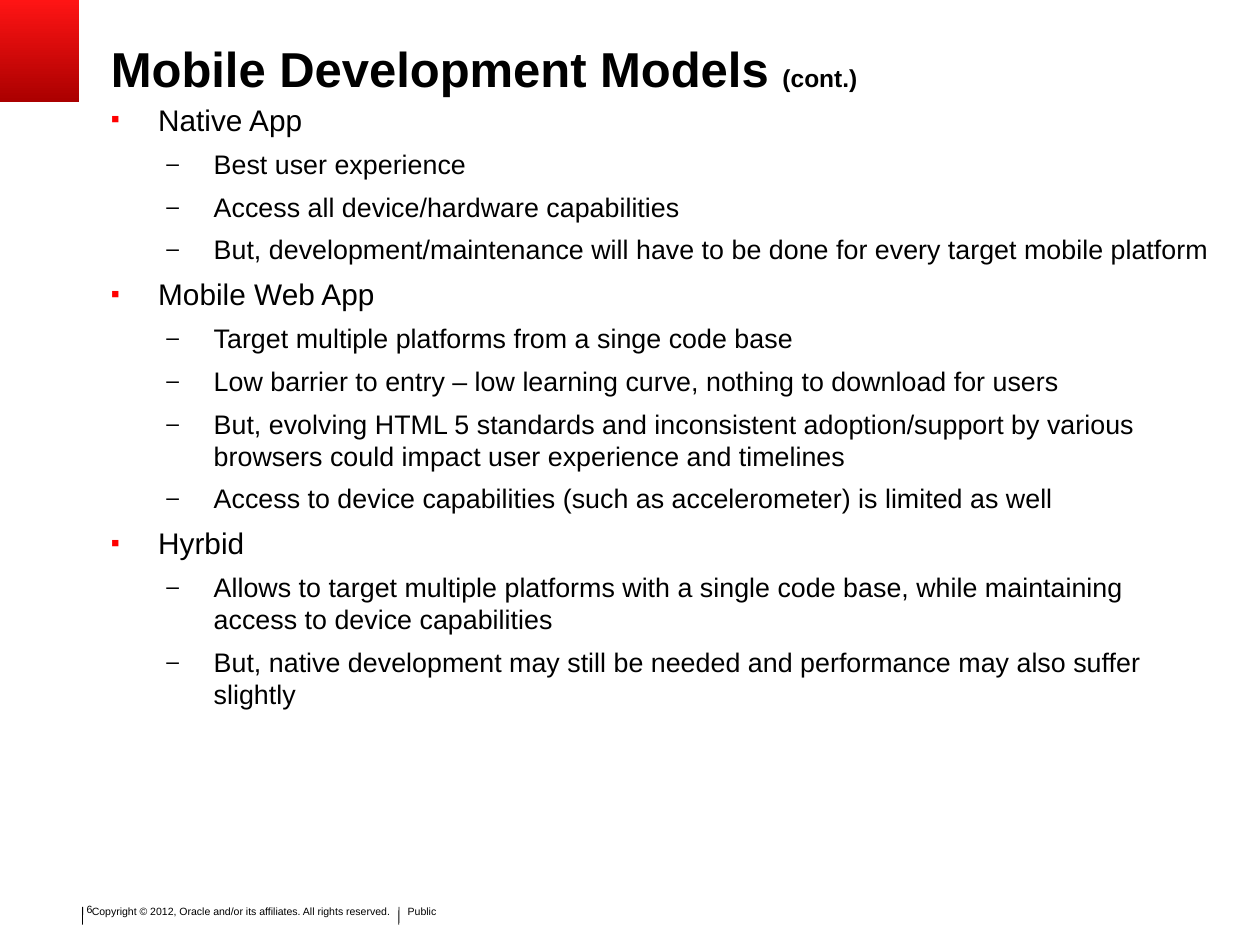
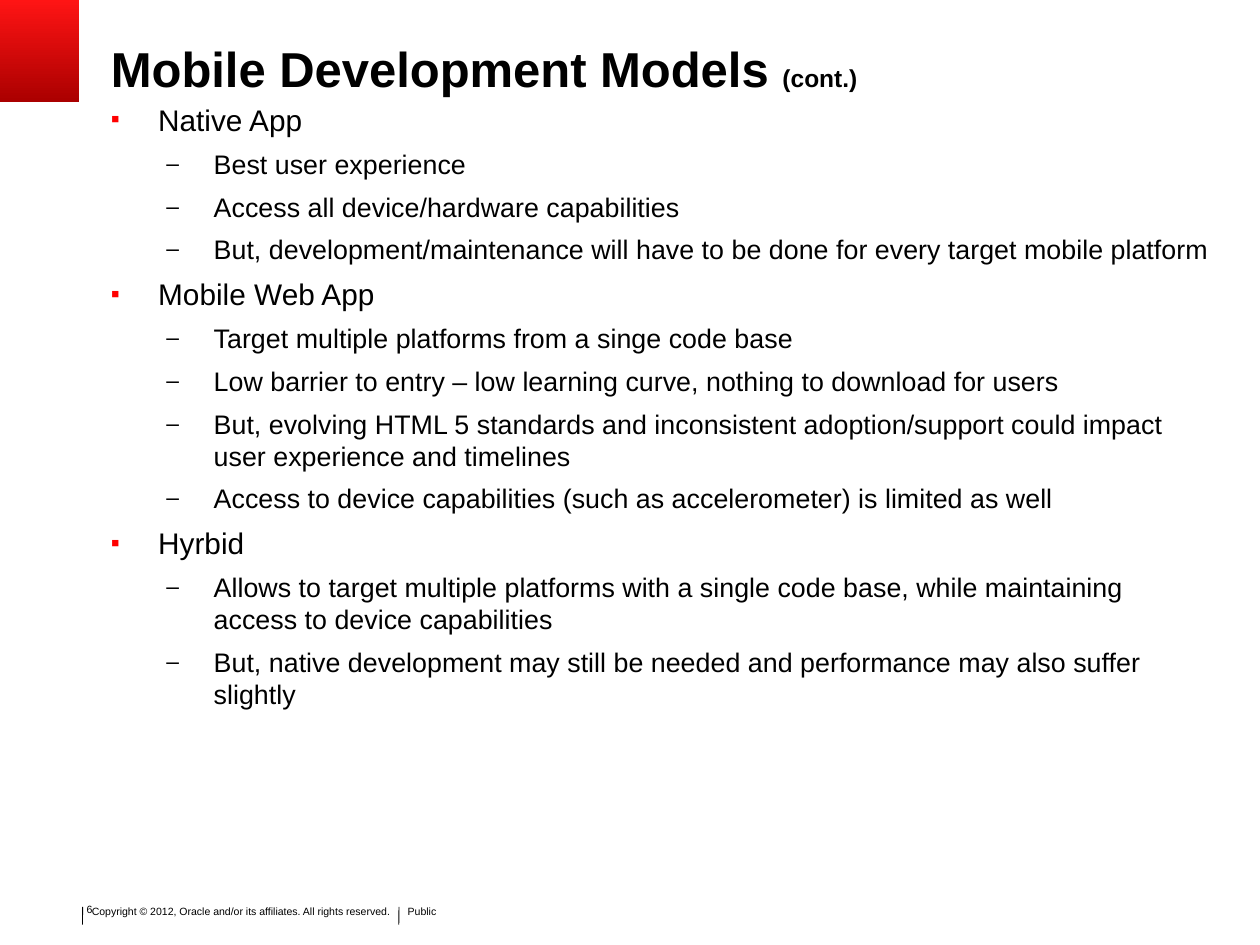
Before and after one commit to SoryBalde/javaee-mobile, a slide deck: slide 6 of javaee_mobile.ppt. Drawn at 1260x945 pixels with LibreOffice and Linux fonts; fonts in the diff are those of the drawing; background and template pictures are left out. Boxes give left, top, right and bottom in pixels: in the first picture for what was removed or moved away, otherwise in the second. Text is boxed around its words. In the diff, an @@ line names an element or a change of style, - is before the commit and + after.

```diff
--- a/javaee_mobile.ppt
+++ b/javaee_mobile.ppt
@@ text at <box>214,414,1162,471</box>: text changed @@
-  – But, evolving HTML 5 standards and inconsistent adoption/support by various browsers could impact user experience and timelines
+  – But, evolving HTML 5 standards and inconsistent adoption/support could impact user experience and timelines
```
Also in this commit, not shown: 31 other slides changed, 6 slides added, 6 slides removed.
